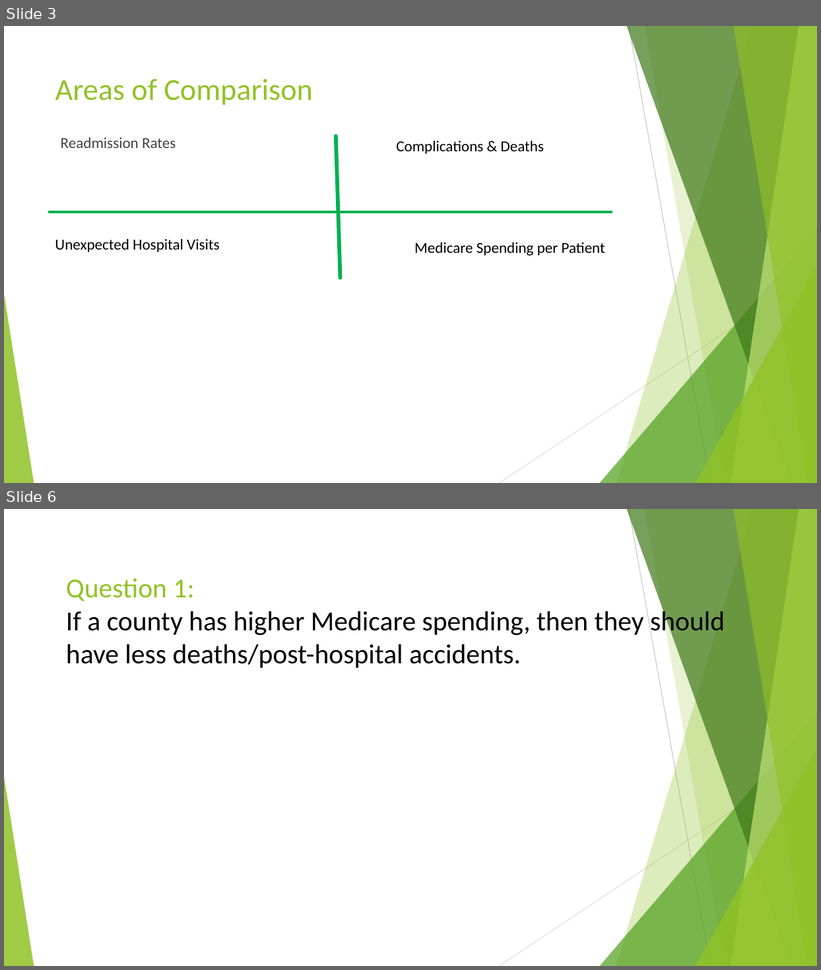
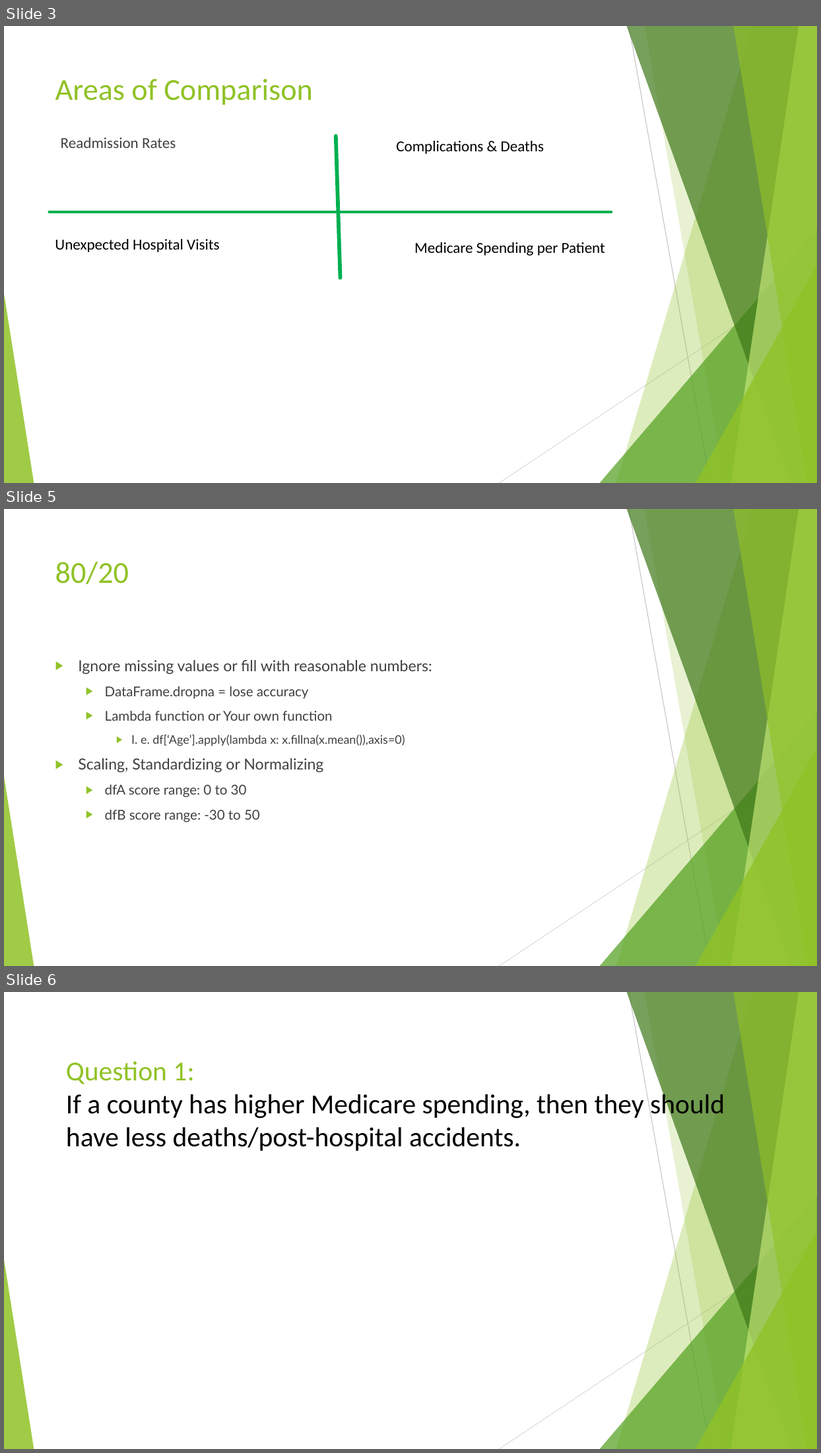
Before and after one commit to TedMur/SnakeBait, a slide deck: SnakeBitePresentation.pptx. Shown one above the other, each under a label of ours: slides 3 and 6 before the commit, slides 3, 5 and 6 after it; the slides between them are not shown. The pictures are 821x970 and 821x1453 pixels, drawn with LibreOffice and Linux fonts; fonts in the diff are those of the drawing. Boxes give left, top, right and bottom in pixels: in the first picture for what was removed or moved away, otherwise in the second. Text is boxed around its words. In the diff, an @@ line names an element or a change of style, - is before the commit and + after.

```diff
--- a/SnakeBitePresentation.pptx
+++ b/SnakeBitePresentation.pptx
@@ slide 5 added at box(4, 509, 817, 966), background #FFFFFF; not listed: 10 template elements that a slide beside it also shows @@
@@ title added at box(55, 562, 129, 584), 36 pt, text #90C226 @@
+80/20
@@ text added at box(78, 660, 432, 823), 16 pt, text #404040 @@
+▶ Ignore missing values or fill with reasonable numbers:
+  ▶ DataFrame.dropna = lose accuracy
+  ▶ Lambda function or Your own function
+    ▶ I. e. df[‘Age’].apply(lambda x: x.fillna(x.mean()),axis=0)
+▶ Scaling, Standardizing or Normalizing
+  ▶ dfA score range: 0 to 30
+  ▶ dfB score range: -30 to 50
```
Also in this commit, not shown: 2 slides changed, 1 slide removed, 2 other files.
